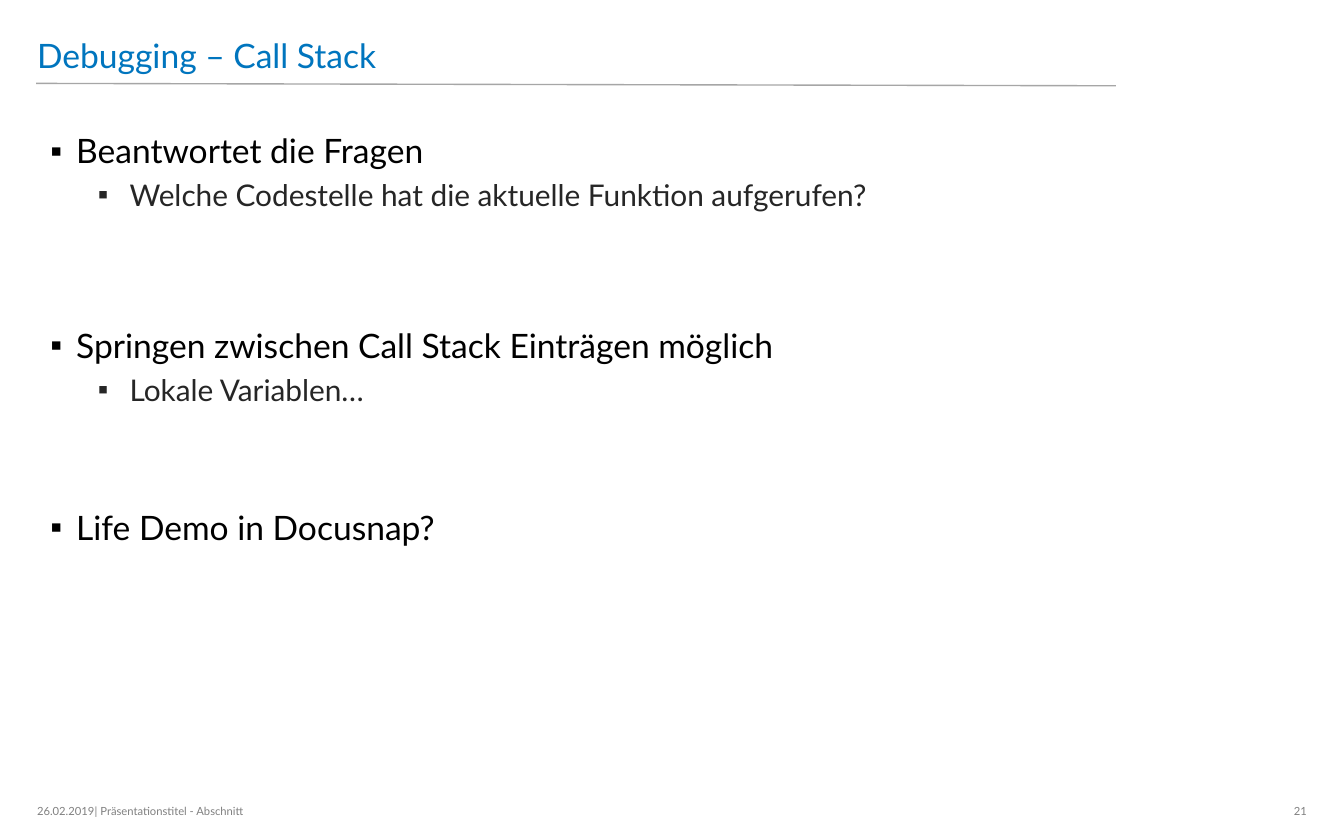
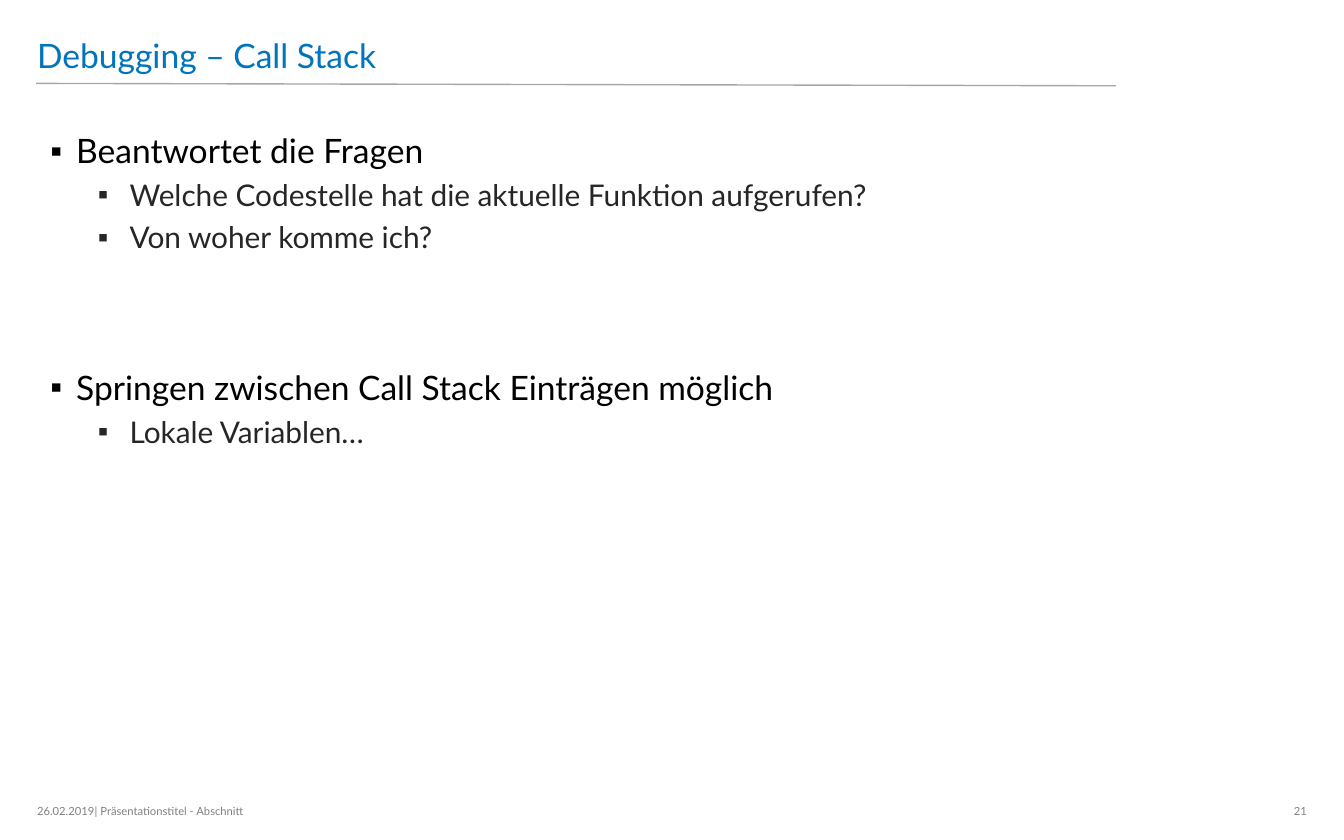
Before and after one commit to dacasi/Ausbildung, a slide deck: slide 21 of Fehlerbehandung und Debugging.pptx. Drawn at 1344x840 pixels with LibreOffice and Linux fonts; fonts in the diff are those of the drawing; background and template pictures are left out. Boxes give left, top, right and bottom in pixels: in the first picture for what was removed or moved away, otherwise in the second. Text is boxed around its words. In the diff, an @@ line names an element or a change of style, - is before the commit and + after.

```diff
--- a/Fehlerbehandung und Debugging.pptx
+++ b/Fehlerbehandung und Debugging.pptx
@@ text at box(130, 226, 433, 248): paragraph added @@
+  ▪ Von woher komme ich?
@@ text at box(76, 515, 435, 546): paragraph removed @@
-▪ Life Demo in Docusnap?
```
Also in this commit, not shown: 8 other slides changed, 2 other files.
